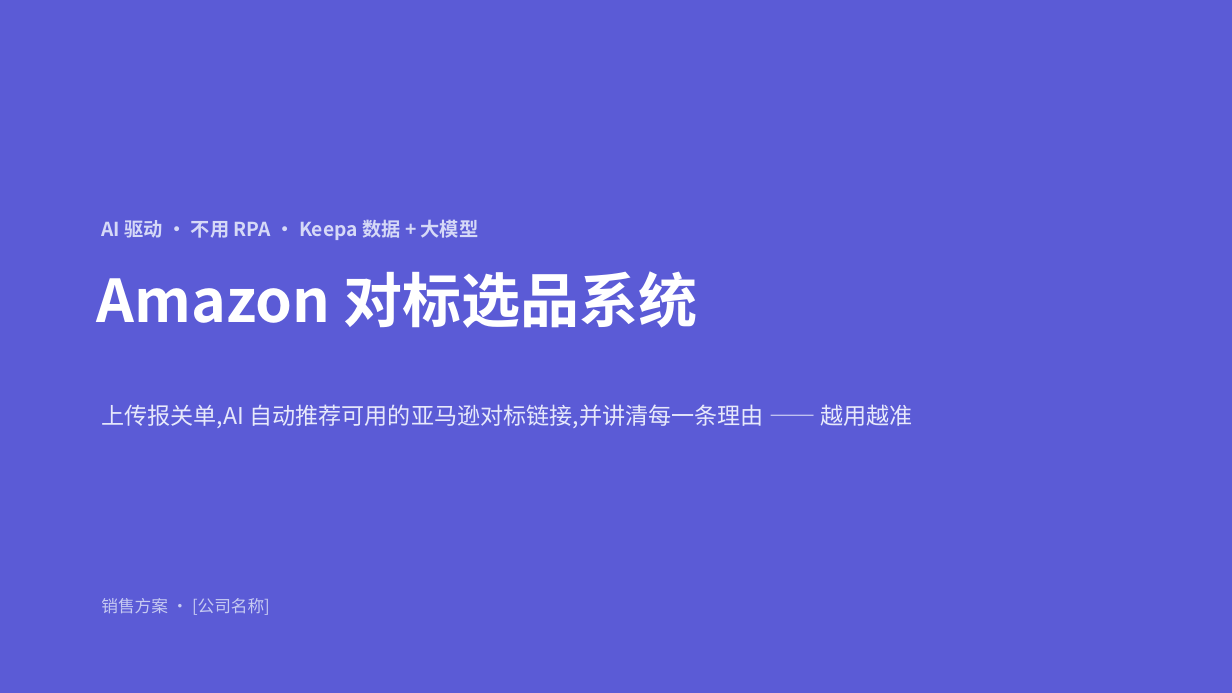
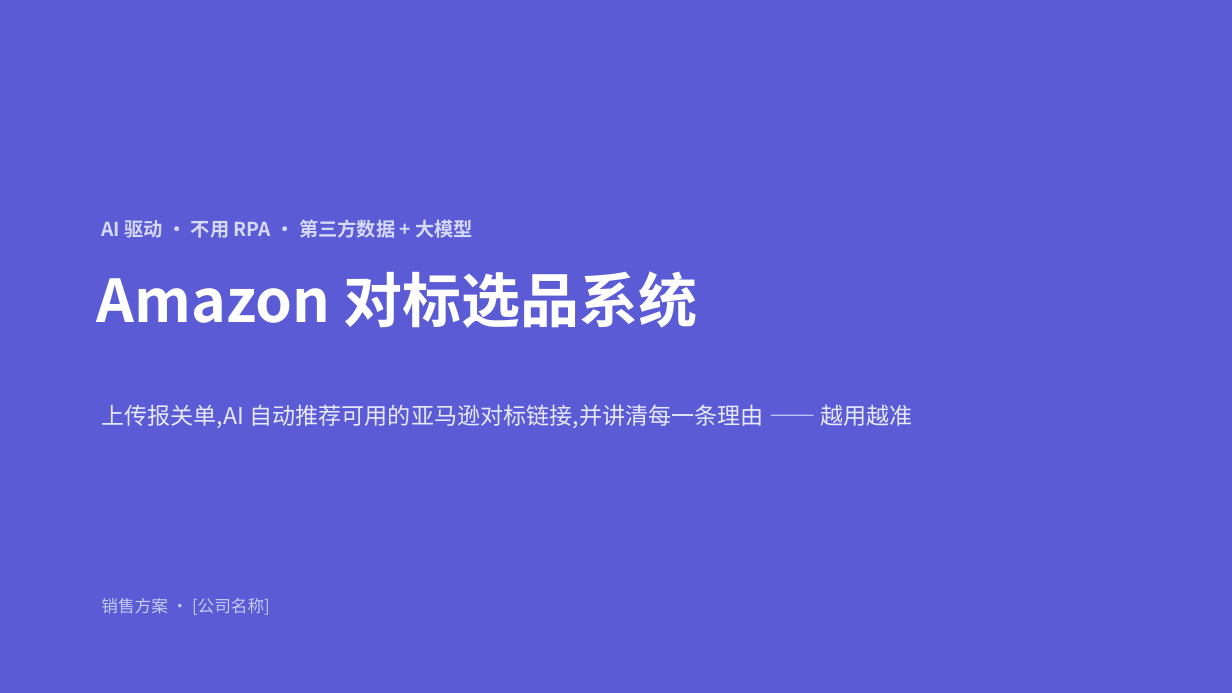
Before and after one commit to Rayyyyy1202/New_ENV, a slide deck: slide 1 of 销售PPT-Amazon对标选品系统.pptx. Drawn at 1232x693 pixels with LibreOffice and Linux fonts; fonts in the diff are those of the drawing. Boxes give left, top, right and bottom in pixels: in the first picture for what was removed or moved away, otherwise in the second. Text is boxed around its words. In the diff, an @@ line names an element or a change of style, - is before the commit and + after.

```diff
--- a/销售PPT-Amazon对标选品系统.pptx
+++ b/销售PPT-Amazon对标选品系统.pptx
@@ text at [101, 219, 473, 238]: text changed @@
-AI 驱动 · 不用 RPA · Keepa 数据 + 大模型
+AI 驱动 · 不用 RPA · 第三方数据 + 大模型
```
Also in this commit, not shown: 7 other slides changed, 4 other files.
